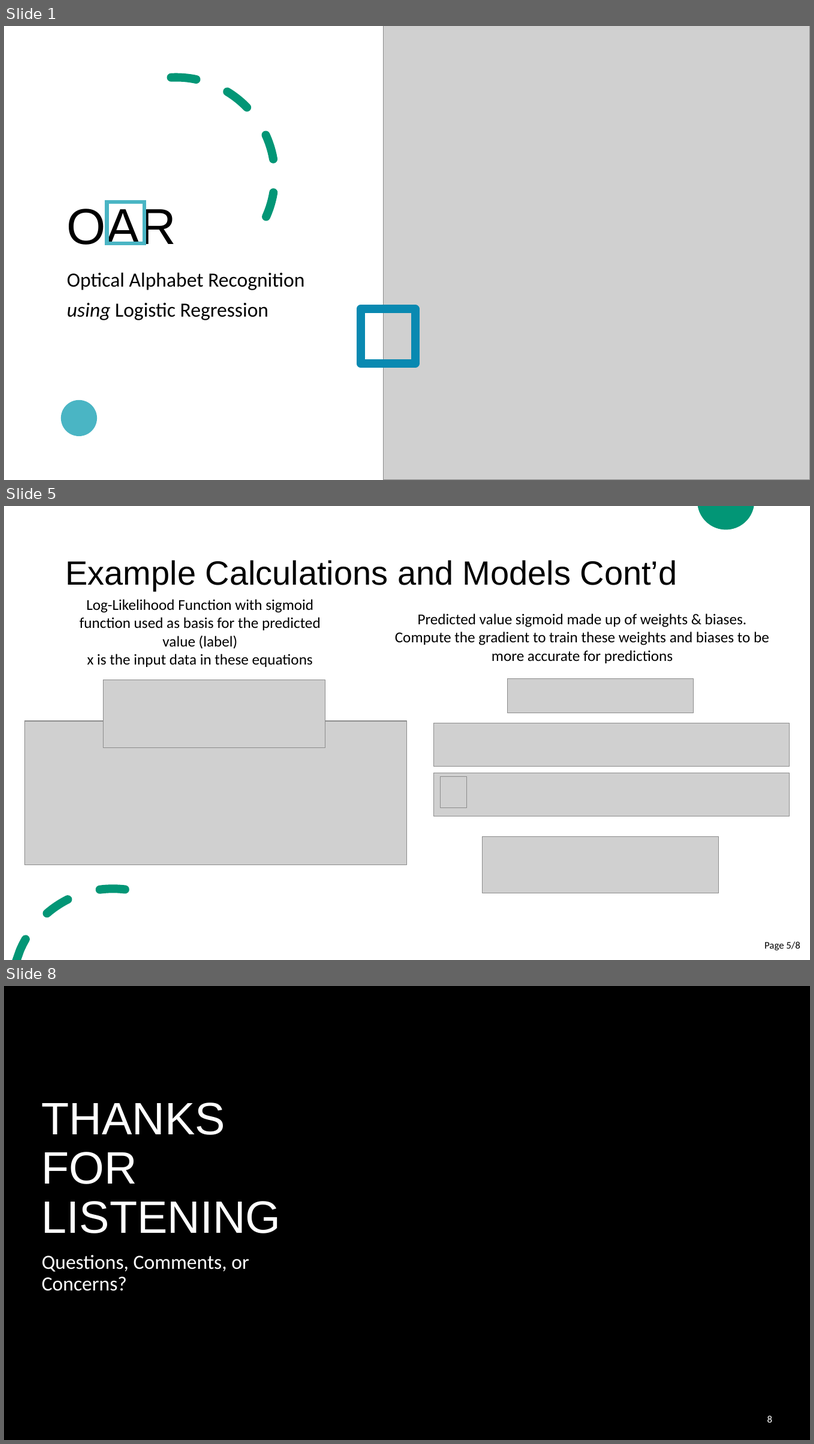
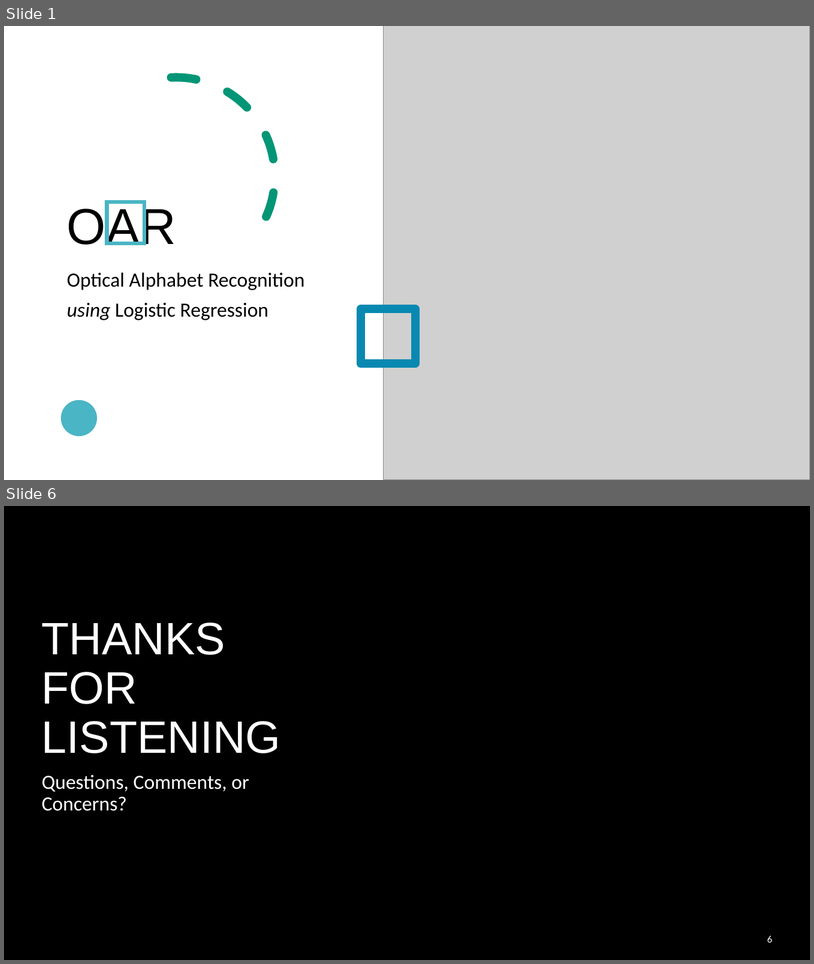
Before and after one commit to cer-hunter/OAR-CAS741, a slide deck: docs/Presentations/VNVPlanPresentation/VNVPlanPresentation.pptx. Shown one above the other, each under a label of ours: slides 1, 5 and 8 before the commit, slides 1 and 6 after it; the slides between them are not shown. The pictures are 814x1444 and 814x964 pixels, drawn with LibreOffice and Linux fonts; fonts in the diff are those of the drawing; grey boxes stand for pictures; background and template pictures are left out. Boxes give left, top, right and bottom in pixels: in the first picture for what was removed or moved away, otherwise in the second. Text is boxed around its words. In the diff, an @@ line names an element or a change of style, - is before the commit and + after.

```diff
--- a/docs/Presentations/VNVPlanPresentation/VNVPlanPresentation.pptx
+++ b/docs/Presentations/VNVPlanPresentation/VNVPlanPresentation.pptx
@@ slide 5 removed at (x1=4, y1=506, x2=810, y2=960), background #FFFFFF @@
@@ freeform shape removed at (x1=698, y1=506, x2=755, y2=529) @@
@@ title removed at (x1=65, y1=560, x2=678, y2=591) @@
-Example Calculations and Models Cont’d
@@ text removed at (x1=80, y1=599, x2=321, y2=667) @@
-Log-Likelihood Function with sigmoid function used as basis for the predicted value (label)
-x is the input data in these equations
@@ text removed at (x1=395, y1=613, x2=770, y2=663) @@
-Predicted value sigmoid made up of weights & biases. Compute the gradient to train these weights and biases to be more accurate for predictions
@@ picture removed at (x1=103, y1=679, x2=325, y2=747) @@
@@ picture removed at (x1=508, y1=678, x2=693, y2=713) @@
@@ picture removed at (x1=25, y1=721, x2=408, y2=864) @@
@@ picture removed at (x1=434, y1=723, x2=790, y2=766) @@
@@ picture removed at (x1=434, y1=773, x2=790, y2=816) @@
@@ picture removed at (x1=441, y1=777, x2=467, y2=808) @@
@@ picture removed at (x1=483, y1=837, x2=720, y2=892) @@
@@ freeform shape removed at (x1=12, y1=884, x2=130, y2=960) @@
@@ page number removed at (x1=765, y1=941, x2=800, y2=950) @@
-Page 5/8
@@ what was slide 8 is now slide 6 @@
@@ page number at (x1=768, y1=935, x2=773, y2=942): text changed @@
-8
+6
```
Also in this commit, not shown: 1 slide changed, 3 slides added, 4 other slides removed, 1 other file.
